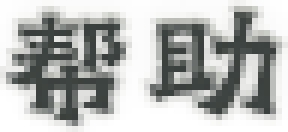
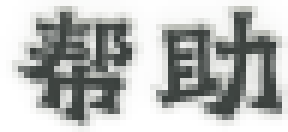
Comparing the layer stacks of the two w=288, h=132 images. Changes:
renamed "GraveBustedStoneLishuSc.ttf｜默认" to "项目字体｜帮助", painted on it over [0, 6, 282, 126]
